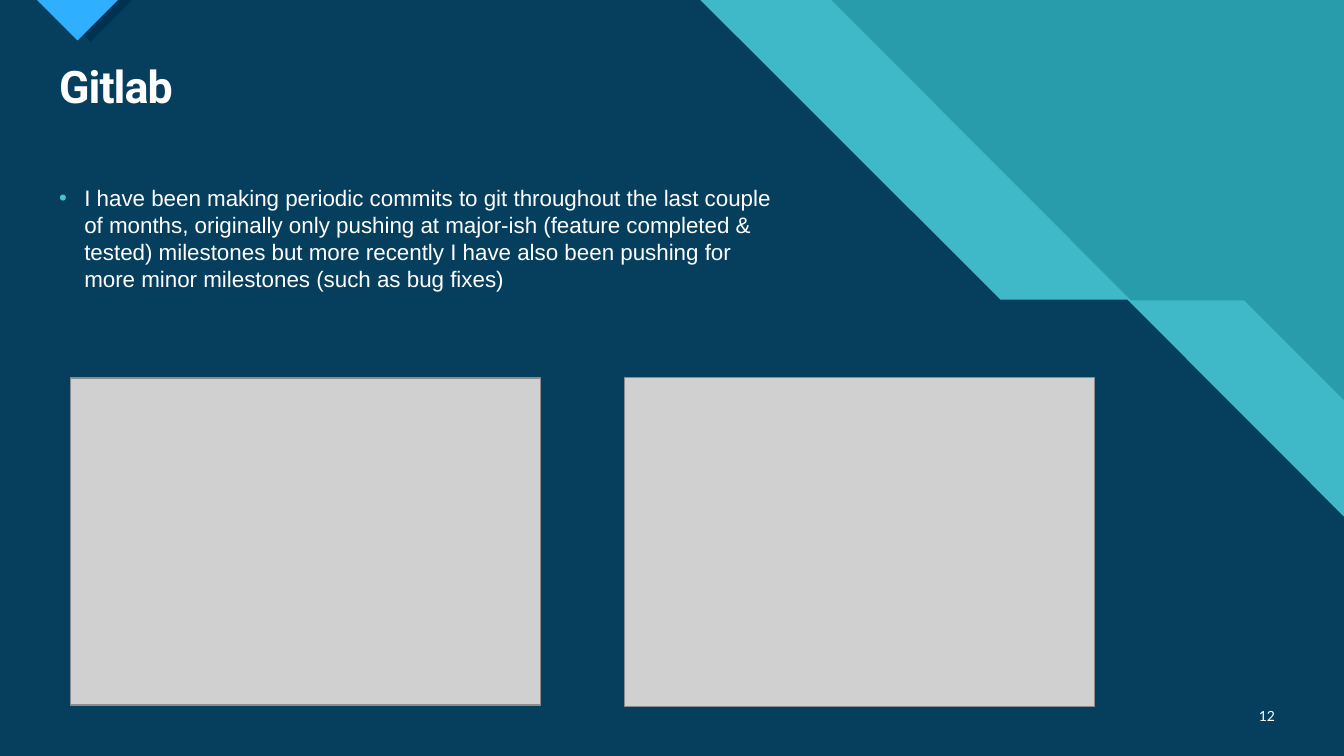
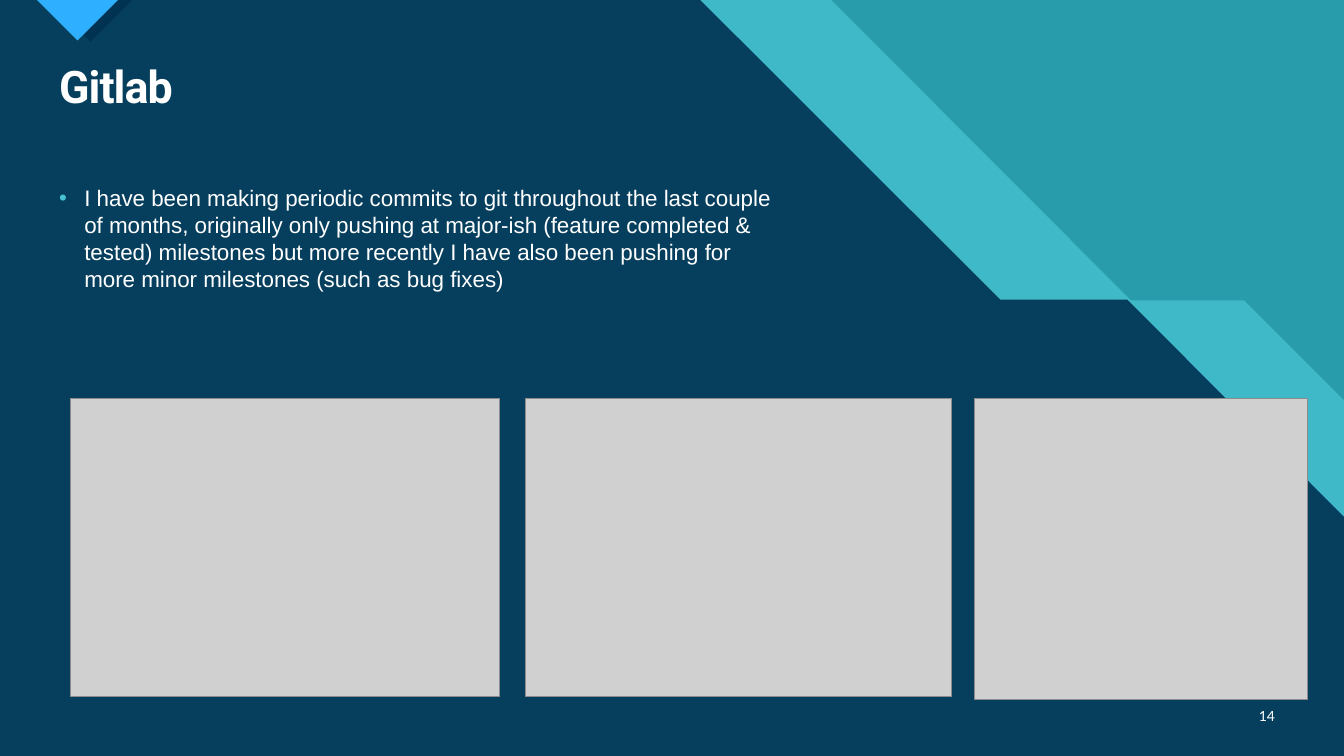
Before and after one commit to joshua-bouv/whiteboard, a slide deck: slide 14 of docs/oral_presentation.pptx (slide 12 before the commit). Drawn at 1344x756 pixels with LibreOffice and Linux fonts; fonts in the diff are those of the drawing; grey boxes stand for pictures. Boxes give left, top, right and bottom in pixels: in the first picture for what was removed or moved away, otherwise in the second. Text is boxed around its words. In the diff, an @@ line names an element or a change of style, - is before the commit and + after.

```diff
--- a/docs/oral_presentation.pptx
+++ b/docs/oral_presentation.pptx
@@ picture: place and size @@
-picture at <box>71,378,540,705</box>
+picture at <box>71,398,500,697</box>
@@ picture: place and size @@
-picture at <box>625,378,1095,707</box>
+picture at <box>525,398,952,697</box>
@@ picture added at <box>975,398,1309,700</box> @@
@@ page number at <box>1259,711,1275,721</box>: text changed @@
-12
+14
```
Also in this commit, not shown: 4 other slides changed, 1 slide added, 7 slides removed.
